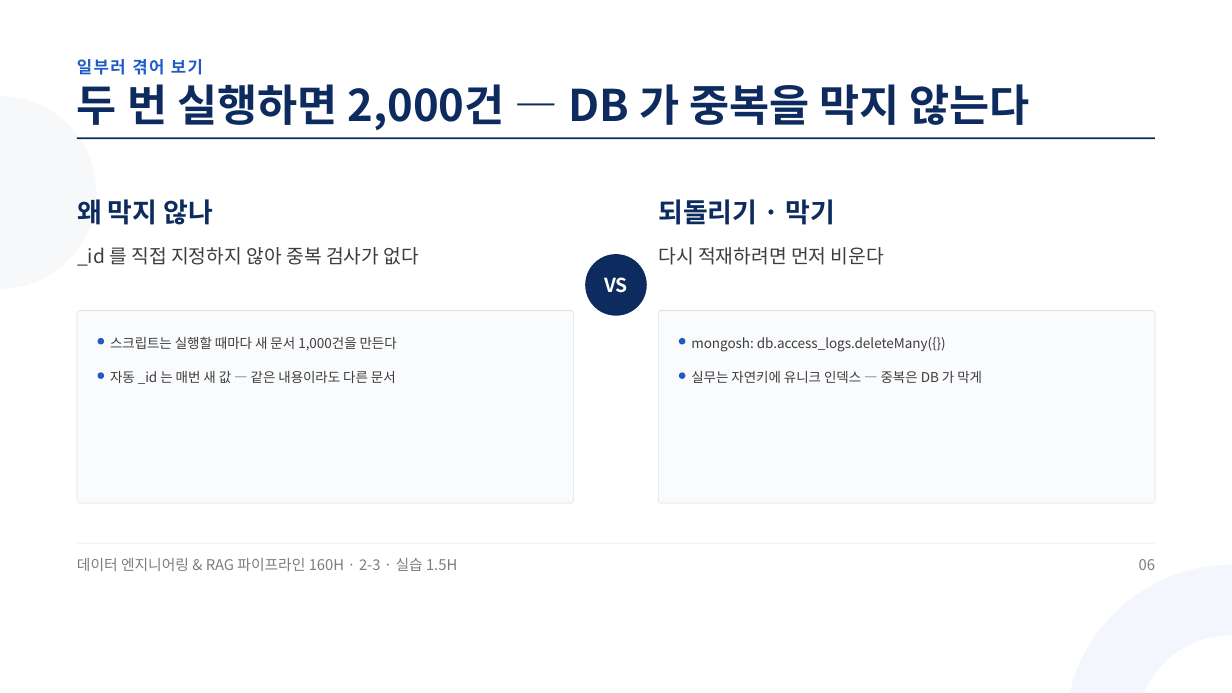
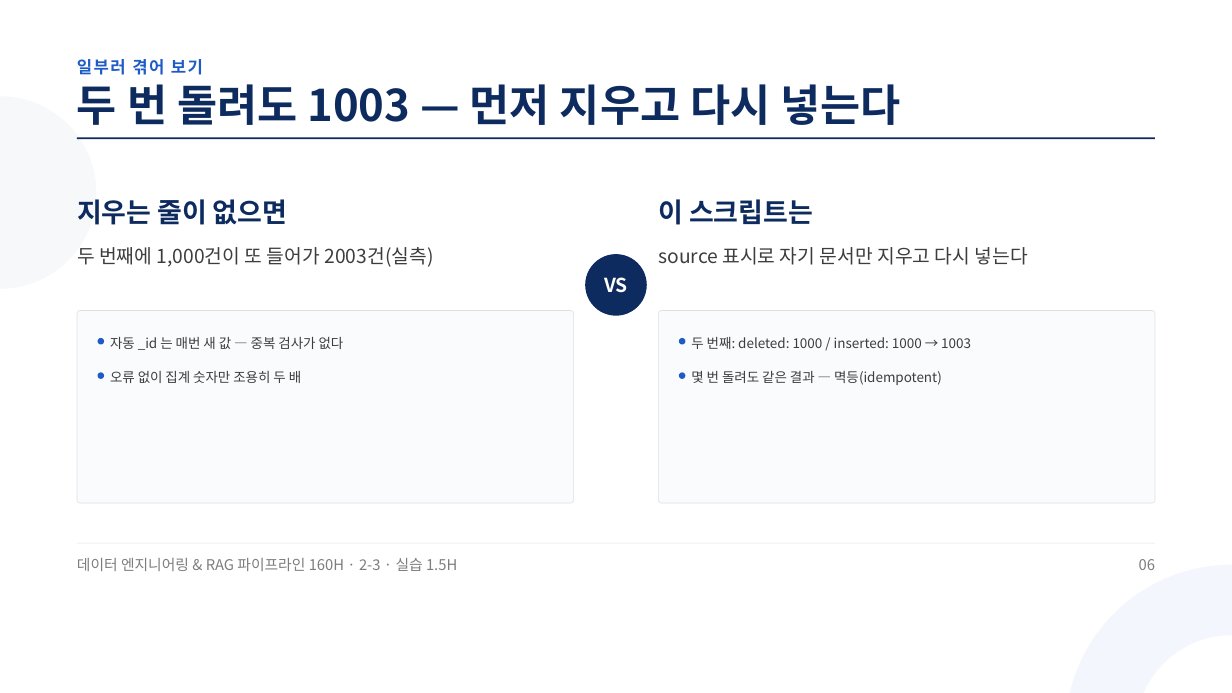
Before and after one commit to aebonlee/materials, a slide deck: slide 6 of data-eng/decks/w2d3s3.pptx. Drawn at 1232x693 pixels with LibreOffice and Linux fonts; fonts in the diff are those of the drawing. Boxes give left, top, right and bottom in pixels: in the first picture for what was removed or moved away, otherwise in the second. Text is boxed around its words. In the diff, an @@ line names an element or a change of style, - is before the commit and + after.

```diff
--- a/data-eng/decks/w2d3s3.pptx
+++ b/data-eng/decks/w2d3s3.pptx
@@ text at [77, 84, 900, 125]: text changed @@
-두 번 실행하면 2,000건 — DB 가 중복을 막지 않는다
+두 번 돌려도 1003 — 먼저 지우고 다시 넣는다
@@ text at [77, 199, 287, 225]: text changed @@
-왜 막지 않나
+지우는 줄이 없으면
@@ text at [658, 199, 813, 225]: text changed @@
-되돌리기 · 막기
+이 스크립트는
@@ text at [77, 247, 433, 267]: text changed @@
-_id 를 직접 지정하지 않아 중복 검사가 없다
+두 번째에 1,000건이 또 들어가 2003건(실측)
@@ text at [658, 247, 1028, 265]: text changed @@
-다시 적재하려면 먼저 비운다
+source 표시로 자기 문서만 지우고 다시 넣는다
@@ text at [110, 337, 344, 350]: text changed @@
-스크립트는 실행할 때마다 새 문서 1,000건을 만든다
+자동 _id 는 매번 새 값 — 중복 검사가 없다
@@ text at [691, 337, 971, 349]: text changed @@
-mongosh: db.access_logs.deleteMany({})
+두 번째: deleted: 1000 / inserted: 1000 → 1003
@@ text at [110, 371, 301, 383]: text changed @@
-자동 _id 는 매번 새 값 — 같은 내용이라도 다른 문서
+오류 없이 집계 숫자만 조용히 두 배
@@ text at [691, 371, 942, 385]: text changed @@
-실무는 자연키에 유니크 인덱스 — 중복은 DB 가 막게
+몇 번 돌려도 같은 결과 — 멱등(idempotent)
```
Also in this commit, not shown: 6 other slides changed, 9 other files.
